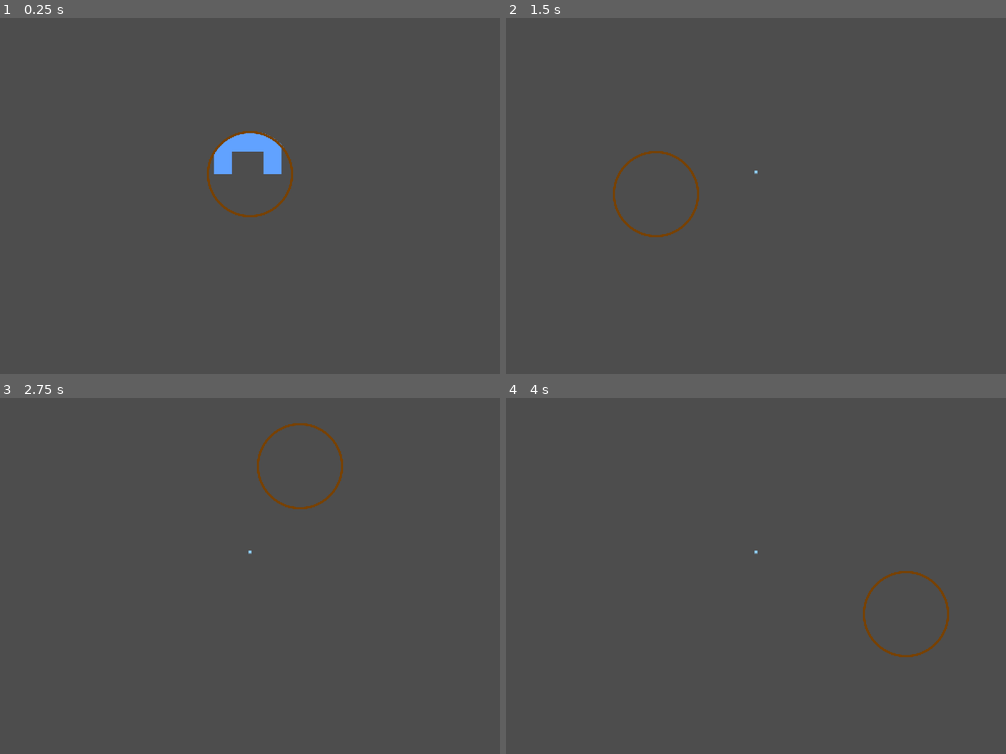
Above: before the commit, frames 1-4 (two rows, left to right).
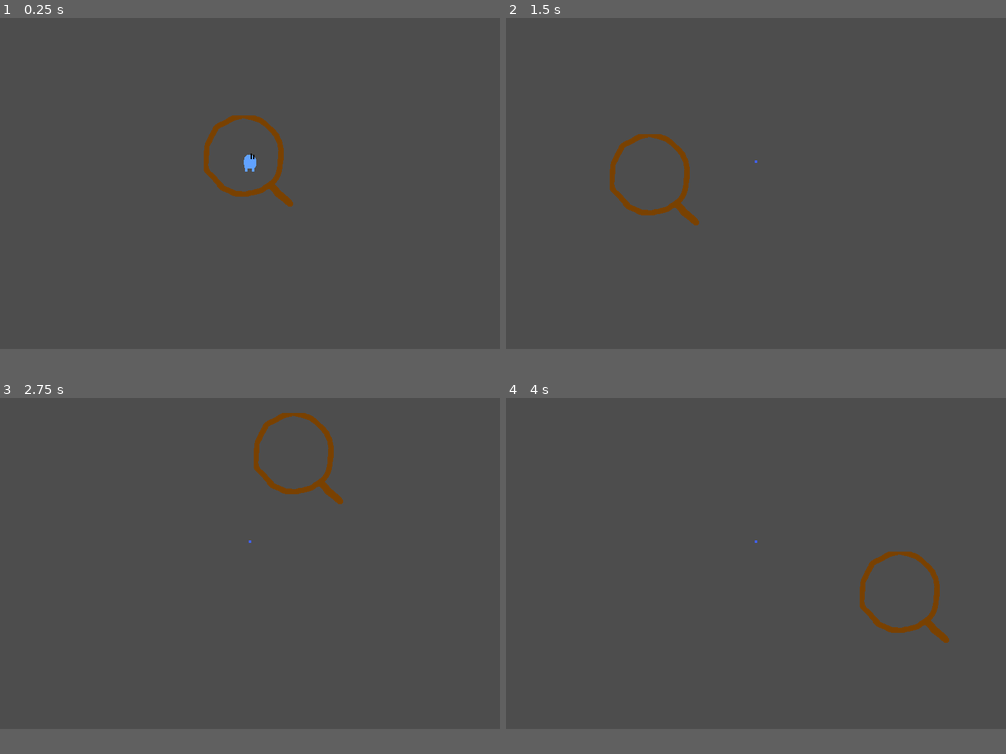
Above: after the commit, the same moments.

Repository: martindzejky/pot-life
Game: Godot game, scene res://main.tscn
Two runs of this game, one before a commit and one after it. Both use one fixed random seed, a clock stepped at 60 frames per second and the inputs below.
Inputs (mouse positions are in pixels of both pictures, inside the frame that each line leads up to):
- Up to frame 1 (0.25 s): no input
- Up to frame 2 (1.5 s): tap Enter at 0.5 s; move the mouse to (866, 153) at 0.52 s; tap Space at 1.25 s; move the mouse to (656, 192) at 1.27 s
- Up to frame 3 (2.75 s): tap Enter at 2 s; move the mouse to (300, 465) at 2.02 s
- Up to frame 4 (4 s): tap Space at 2.75 s; move the mouse to (731, 632) at 2.77 s; tap Enter at 3.5 s; move the mouse to (906, 615) at 3.52 s
In our replay, the window is 800x640 before the commit and 800x600 after it. These sizes can differ from the game's own. Grey fills any space a smaller window leaves; there, only what the larger window draws over its background counts as a difference.

The runs differ from the first frame. In frame 1, 2.1% of the frame differs, in the area x 40-59%, y 27-56%; in frame 2, 1.1%; in frame 3, 1.1%; in frame 4, 1.1%.

Commit message:
set up correct scaling

Diff:
--- a/creature.tscn
+++ b/creature.tscn
@@ -44,12 +44,10 @@
 
 [node name="small" type="Sprite2D" parent="."]
 visibility_layer = 2
-position = Vector2(0, -4)
 texture = ExtResource("1_uoo81")
 
 [node name="big" type="Sprite2D" parent="."]
 visibility_layer = 4
-position = Vector2(0, -16)
 texture = ExtResource("2_blnmw")
 hframes = 2
 
--- /dev/null
+++ b/magnifying-glass.tscn
@@ -0,0 +1,43 @@
+[gd_scene load_steps=6 format=3 uid="uid://dhhxtcf6sovpj"]
+
+[ext_resource type="Script" path="res://magnifying-glass.gd" id="1_t2ymm"]
+[ext_resource type="Texture2D" uid="uid://dpk73y08v1xqr" path="res://sprites/magnifying-glass.png" id="2_k147v"]
+[ext_resource type="Script" path="res://scripts/viewport-shared-world.gd" id="2_q2rkc"]
+[ext_resource type="Texture2D" uid="uid://btmnophlty74y" path="res://sprites/magnifying-glass-mask.png" id="3_34oo4"]
+
+[sub_resource type="ViewportTexture" id="ViewportTexture_ub75n"]
+viewport_path = NodePath("magnify-viewport")
+
+[node name="magnifying-glass" type="Node2D"]
+script = ExtResource("1_t2ymm")
+
+[node name="remote-transform" type="RemoteTransform2D" parent="."]
+remote_path = NodePath("../magnify-viewport/magnify-camera")
+
+[node name="magnify-viewport" type="SubViewport" parent="."]
+disable_3d = true
+handle_input_locally = false
+canvas_item_default_texture_filter = 0
+gui_disable_input = true
+canvas_cull_mask = 4293918725
+size = Vector2i(800, 800)
+script = ExtResource("2_q2rkc")
+
+[node name="magnify-camera" type="Camera2D" parent="magnify-viewport"]
+zoom = Vector2(4, 4)
+
+[node name="mask" type="Sprite2D" parent="."]
+clip_children = 1
+visibility_layer = 2
+scale = Vector2(4, 4)
+texture = ExtResource("3_34oo4")
+
+[node name="view" type="Sprite2D" parent="mask"]
+visibility_layer = 2
+scale = Vector2(0.25, 0.25)
+texture = SubResource("ViewportTexture_ub75n")
+
+[node name="frame" type="Sprite2D" parent="."]
+visibility_layer = 2
+scale = Vector2(4, 4)
+texture = ExtResource("2_k147v")
--- a/main.tscn
+++ b/main.tscn
@@ -1,14 +1,8 @@
-[gd_scene load_steps=8 format=3 uid="uid://ddac04r8c7pf4"]
+[gd_scene load_steps=4 format=3 uid="uid://ddac04r8c7pf4"]
 
-[ext_resource type="Script" path="res://magnifying-glass.gd" id="1_crudy"]
 [ext_resource type="Script" path="res://scripts/root-viewport-culling-mask.gd" id="1_evdgx"]
 [ext_resource type="PackedScene" uid="uid://3eeoattdm7pk" path="res://creature.tscn" id="1_mav1w"]
-[ext_resource type="Script" path="res://scripts/viewport-shared-world.gd" id="2_53543"]
-[ext_resource type="Texture2D" uid="uid://dpk73y08v1xqr" path="res://sprites/magnifying-glass.png" id="2_muwda"]
-[ext_resource type="Texture2D" uid="uid://btmnophlty74y" path="res://sprites/magnifying-glass-mask.png" id="3_va31l"]
-
-[sub_resource type="ViewportTexture" id="ViewportTexture_5g2x6"]
-viewport_path = NodePath("magnifying-glass/magnify-viewport")
+[ext_resource type="PackedScene" uid="uid://dhhxtcf6sovpj" path="res://magnifying-glass.tscn" id="2_1r56x"]
 
 [node name="main" type="Node"]
 
@@ -16,33 +10,8 @@
 script = ExtResource("1_evdgx")
 
 [node name="camera" type="Camera2D" parent="."]
+zoom = Vector2(0.25, 0.25)
 
 [node name="creature" parent="." instance=ExtResource("1_mav1w")]
 
-[node name="magnifying-glass" type="Node2D" parent="."]
-script = ExtResource("1_crudy")
-
-[node name="remote-transform" type="RemoteTransform2D" parent="magnifying-glass"]
-remote_path = NodePath("../magnify-viewport/magnify-camera")
-
-[node name="magnify-viewport" type="SubViewport" parent="magnifying-glass"]
-disable_3d = true
-handle_input_locally = false
-canvas_item_default_texture_filter = 0
-gui_disable_input = true
-canvas_cull_mask = 4293918725
-size = Vector2i(200, 200)
-script = ExtResource("2_53543")
-
-[node name="magnify-camera" type="Camera2D" parent="magnifying-glass/magnify-viewport"]
-zoom = Vector2(3, 3)
-
-[node name="mask" type="Sprite2D" parent="magnifying-glass"]
-clip_children = 1
-texture = ExtResource("3_va31l")
-
-[node name="view" type="Sprite2D" parent="magnifying-glass/mask"]
-texture = SubResource("ViewportTexture_5g2x6")
-
-[node name="frame" type="Sprite2D" parent="magnifying-glass"]
-texture = ExtResource("2_muwda")
+[node name="magnifying-glass" parent="." instance=ExtResource("2_1r56x")]
--- a/project.godot
+++ b/project.godot
@@ -18,8 +18,8 @@
 
 [display]
 
-window/size/viewport_width=1000
-window/size/viewport_height=800
+window/size/viewport_width=800
+window/size/viewport_height=600
 window/size/mode=2
 window/size/resizable=false
 window/stretch/mode="viewport"
Binary file changed: sprites/creature-small.aseprite
Binary file changed: sprites/creature-small.png
Binary file changed: sprites/magnifying-glass-mask.png
Binary file changed: sprites/magnifying-glass.aseprite
Binary file changed: sprites/magnifying-glass.png
